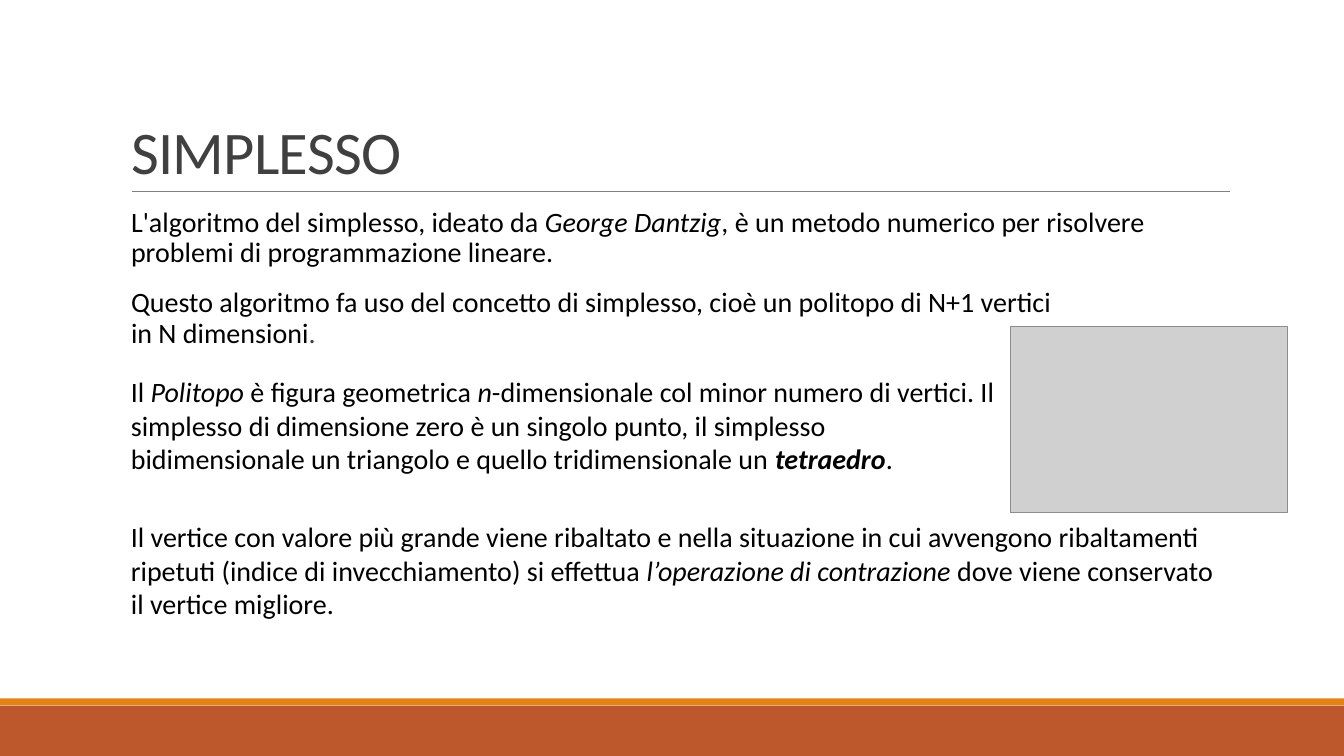
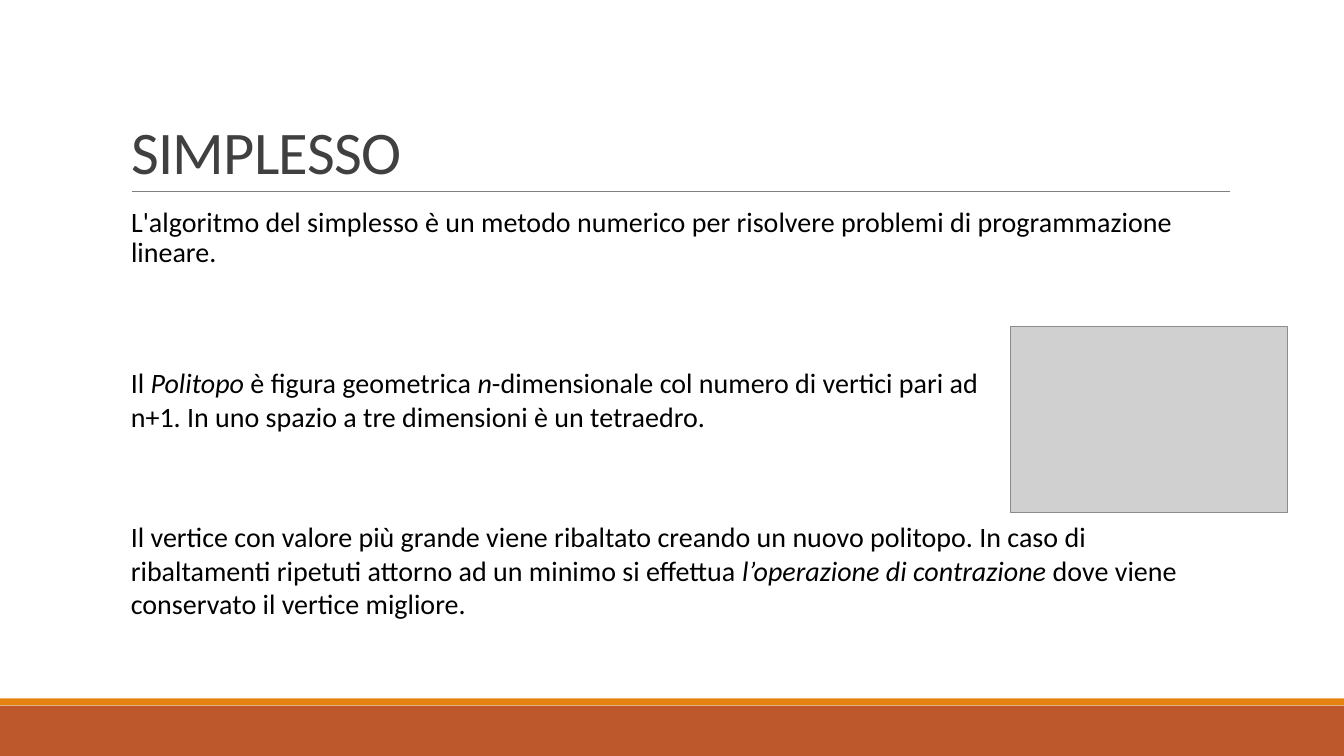
Before and after one commit to baldimario/Simplex, a slide deck: slide 8 of IDENTICAZIONE SISTEMA DI CARICHE PUNTIFORMI DA MISURE DI.pptx (slide 7 before the commit). Drawn at 1344x756 pixels with LibreOffice and Linux fonts; fonts in the diff are those of the drawing; grey boxes stand for pictures. Boxes give left, top, right and bottom in pixels: in the first picture for what was removed or moved away, otherwise in the second. Text is boxed around its words. In the diff, an @@ line names an element or a change of style, - is before the commit and + after.

```diff
--- a/IDENTICAZIONE SISTEMA DI CARICHE PUNTIFORMI DA MISURE DI.pptx
+++ b/IDENTICAZIONE SISTEMA DI CARICHE PUNTIFORMI DA MISURE DI.pptx
@@ text at (131,212,1172,263): text changed @@
-  L'algoritmo del simplesso, ideato da George Dantzig, è un metodo numerico per risolvere problemi di programmazione lineare.
-  Questo algoritmo fa uso del concetto di simplesso, cioè un politopo di N+1 vertici in N dimensioni.
+  L'algoritmo del simplesso è un metodo numerico per risolvere problemi di programmazione lineare.
@@ text at (131,373,978,432): text changed @@
-Il Politopo è figura geometrica n-dimensionale col minor numero di vertici. Il simplesso di dimensione zero è un singolo punto, il simplesso bidimensionale un triangolo e quello tridimensionale un tetraedro.
+Il Politopo è figura geometrica n-dimensionale col numero di vertici pari ad n+1. In uno spazio a tre dimensioni è un tetraedro.
@@ text at (131,527,1177,619): text changed @@
-Il vertice con valore più grande viene ribaltato e nella situazione in cui avvengono ribaltamenti ripetuti (indice di invecchiamento) si effettua l’operazione di contrazione dove viene conservato il vertice migliore.
+Il vertice con valore più grande viene ribaltato creando un nuovo politopo. In caso di ribaltamenti ripetuti attorno ad un minimo si effettua l’operazione di contrazione dove viene conservato il vertice migliore.
```
Also in this commit, not shown: 3 other slides changed, 4 slides added, 3 slides removed.
